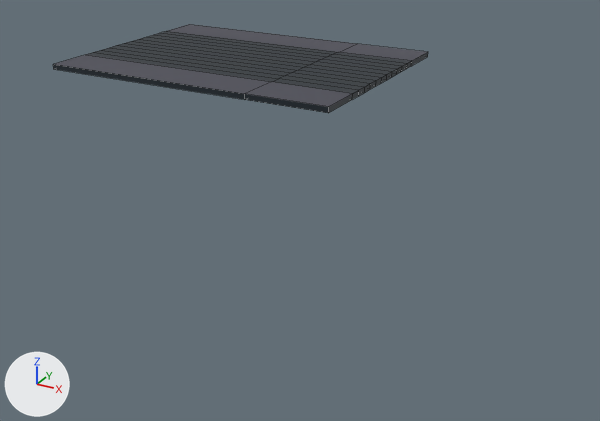
Two versions of the FBX model Kamele/Assets/miasto/modularne ulice/pasy.fbx, one commit apart.
The view is the same before and after, from a 50 mm camera at (15.7, -33.5, 13.4) aimed at (-3.7, 1.8, -4.2). Arrows for +X, +Y and +Z are at lower left; the lights stay in place. Mesh edges are drawn as thin lines.
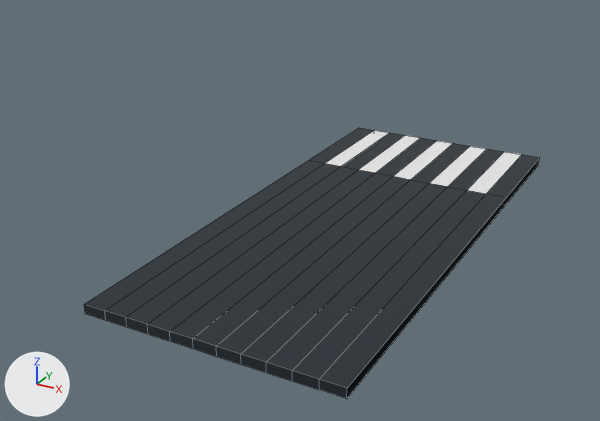
Where the change shows, as pixel boxes (x1, y1, x2, y2) in the pictures (600 x 421 px):
'Cube.006', reshaped, moved, turned
    before: (53, 24, 428, 113)
    after: (84, 128, 540, 399)
part 1 of me_cube_575, deleted
    before: (53, 55, 353, 113)
part 2 of me_cube_575, deleted
    before: (168, 24, 428, 65)
part 3 of me_cube_575, recoloured
    before: (279, 54, 407, 90)
    after: (326, 130, 521, 194)

What changed in the scene script:
```text
Add mat_parapet:
    mat_parapet = principled_material('parapet')
    mat_parapet.base_color = (0.8, 0.8, 0.8)  # white #e7e7e7
    mat_parapet.roughness = 1.0
Change me_cube_575:
    used by ob_cube_006; location = (-13.92, 12.92, 0.3); rotation_euler = (0.0, 0.0, 1.571), in degrees (0, 0, 90)
    verts and faces of me_cube_575; kept vertices keep their numbers, new ones are numbered from 84
    before: 0 (-4.5, -10.0, -0.2) at pixel (352, 99), 1 (-4.5, -10.0, 0.2) at pixel (352, 93), 2 (-4.5, 10.0, -0.2), 3 (-4.5, 10.0, 0.2) at pixel (85, 54), 8 (-7.5, 10.0, -0.2) at pixel (53, 69)
    before: 9 (-7.5, -10.0, -0.2) at pixel (328, 113), 10 (-7.5, -10.0, 0.2) at pixel (328, 106), 11 (-7.5, 10.0, 0.2) at pixel (53, 64), 56 (-4.5, -4.6, -0.2), 57 (-4.5, -4.6, 0.2) at pixel (271, 81)
    before: 60 (-7.5, -4.6, -0.2) at pixel (244, 99), 61 (-7.5, -4.6, 0.2) at pixel (244, 93)
    before: 4 (4.5, -10.0, -0.2) at pixel (411, 66), 5 (4.5, -10.0, 0.2) at pixel (411, 60), 6 (4.5, 10.0, -0.2), 7 (4.5, 10.0, 0.2) at pixel (166, 31), 12 (7.5, 10.0, 0.2) at pixel (189, 24)
    before: 13 (7.5, 10.0, -0.2), 14 (7.5, -10.0, -0.2) at pixel (427, 56), 15 (7.5, -10.0, 0.2) at pixel (428, 51), 58 (4.5, -4.6, -0.2), 59 (4.5, -4.6, 0.2) at pixel (338, 52)
    before: 62 (7.5, -4.6, -0.2), 63 (7.5, -4.6, 0.2) at pixel (357, 43)
    remove me_cube_575.from_pydata(...)  # 84 vertices, 82 faces; spans x -7.5..7.5, y -10.0..10.0, z -0.2..0.2
    remove me_cube_575.materials.append(mat_chodnik)  # dark grey #454552
    add me_cube_575.from_pydata(...)  # 72 vertices, 66 faces; spans x -4.5..4.5, y -10.0..10.0, z -0.2..0.2
    me_cube_575 part 1
    add delete_vertices([*range(8, 12), 60, 61])  # with the faces that use them
    me_cube_575 part 2
    add delete_vertices([*range(12, 16), 62, 63])  # with the faces that use them
    me_cube_575 part 3: 5 faces spanning x -3.7..3.7, y -10.0..-4.6, z 0.2 switch from mat_asfalt (dark blue #1a252e) to mat_parapet (white #e7e7e7)
Change ob_cube_006:
    ob_cube_006.location: (-13.92, 12.92, 0.3) -> (3.58, -7.08, 0.3)
    ob_cube_006.rotation_euler: (0.0, 0.0, 1.571) -> (0.0, 0.0, -3.142)  # degrees (0, 0, 90) -> degrees (0, 0, -180)
```
